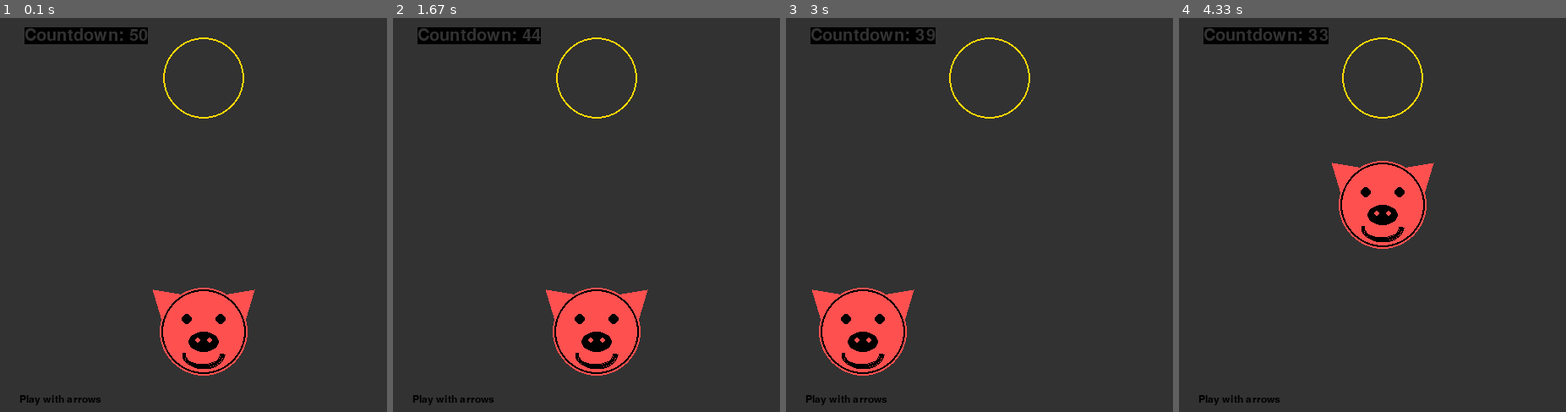
Above: before the commit, frames 1-4 (left to right).
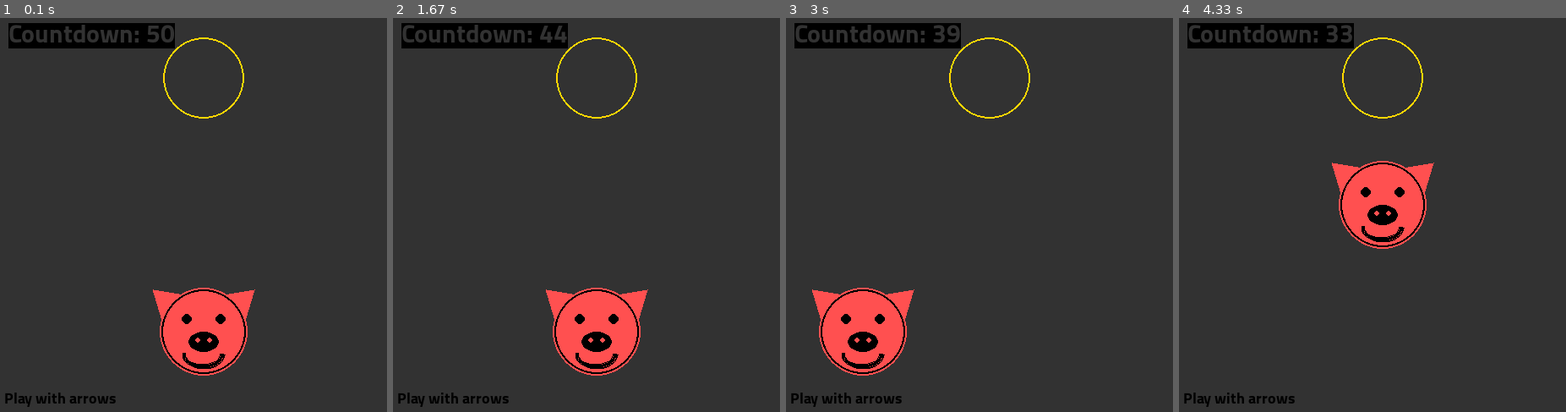
Above: after the commit, the same moments.

Repository: shdwdmn/hello_pygame
Game: pygame game, started from hello.py
The game is run twice, just before and just after one commit, with the same random seed, the same clock (stepped at 60 frames per second) and the same inputs.
Inputs:
- Up to frame 1 (0.1 s): no input
- Up to frame 2 (1.67 s): hold Right 0.33-0.8 s; hold Up 0.83-1.13 s; hold Right 1.17-1.63 s
- Up to frame 3 (3 s): hold Left 1.67-2.2 s; hold Down 2.23-2.53 s; hold Left 2.57-2.97 s
- Up to frame 4 (4.33 s): hold Up 3-3.37 s; hold Right 3.4-4.03 s; hold Down from 4.07 s (still down)

The runs differ from the first frame. In frame 1, 2.0% of the frame differs, in the area x 1-46%, y 1-99%; in frame 2, 2.0%; in frame 3, 2.0%; in frame 4, 2.0%.

Commit message:
refactor

Diff:
--- a/hello.py
+++ b/hello.py
@@ -52,7 +52,7 @@
 trigger = 0
 x = start_x
 y = start_y
-while not terminated and trigger < 2 and countdown > 0:
+while not terminated and trigger < 2 and countdown > 0:  # main cycle
     pygame.time.delay(50)
     for event in pygame.event.get():
         if event.type == pygame.QUIT:  # 'close' button event
Binary file added: Titillium-Bold.otf
Binary file removed: impact.ttf
